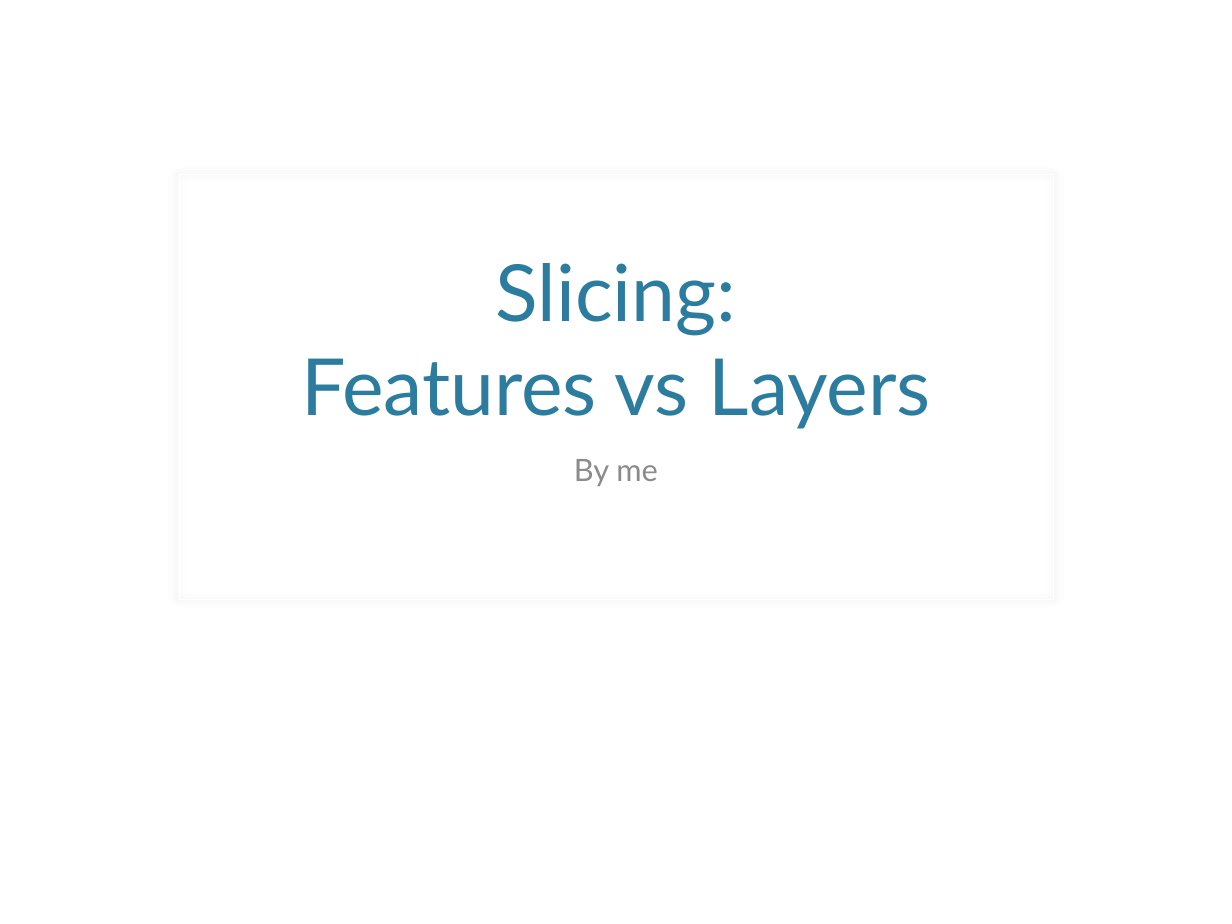
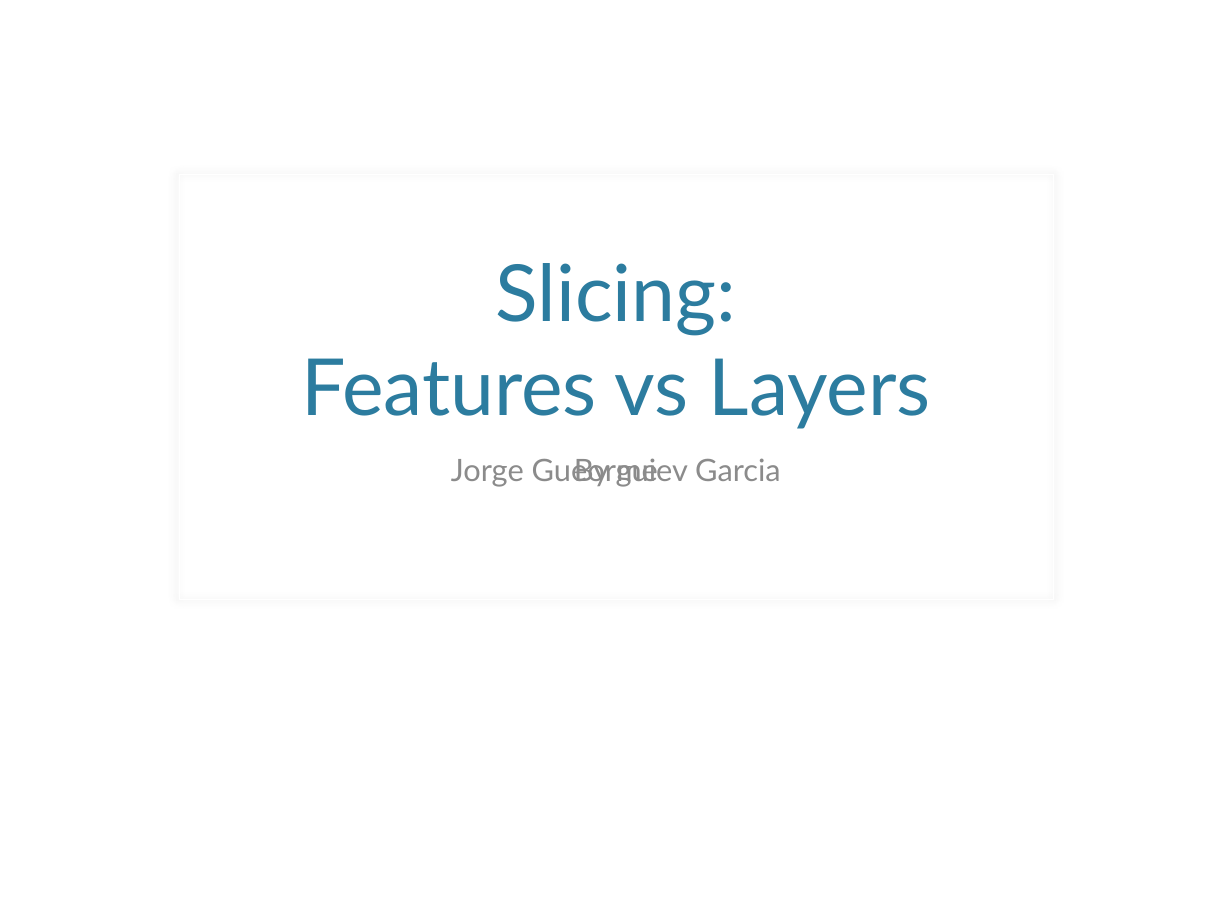
Before and after one commit to MiyamotoAkira/FeaturesVsLayers, a slide deck: slide 1 of FeaturesVsLayers.pptx. Drawn at 1232x924 pixels with LibreOffice and Linux fonts; fonts in the diff are those of the drawing; background and template pictures are left out. Boxes give left, top, right and bottom in pixels: in the first picture for what was removed or moved away, otherwise in the second. Text is boxed around its words. In the diff, an @@ line names an element or a change of style, - is before the commit and + after.

```diff
--- a/FeaturesVsLayers.pptx
+++ b/FeaturesVsLayers.pptx
@@ text added at box(451, 458, 781, 487), 18 pt, text #8C8C8C @@
+Jorge Gueorguiev Garcia
```
Also in this commit, not shown: 1 other slide changed.
